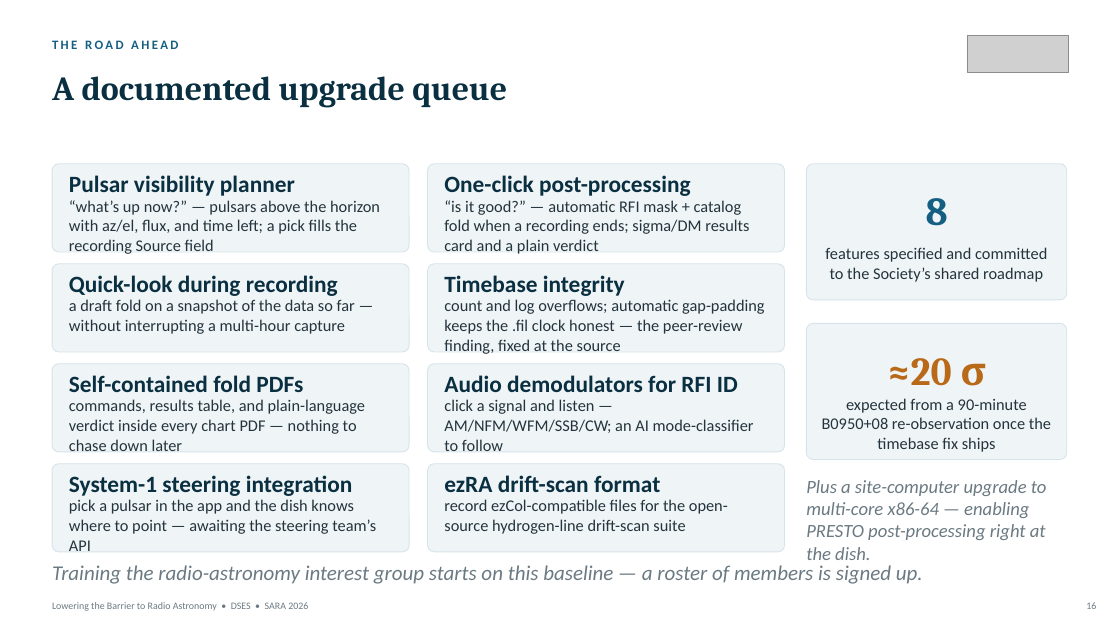
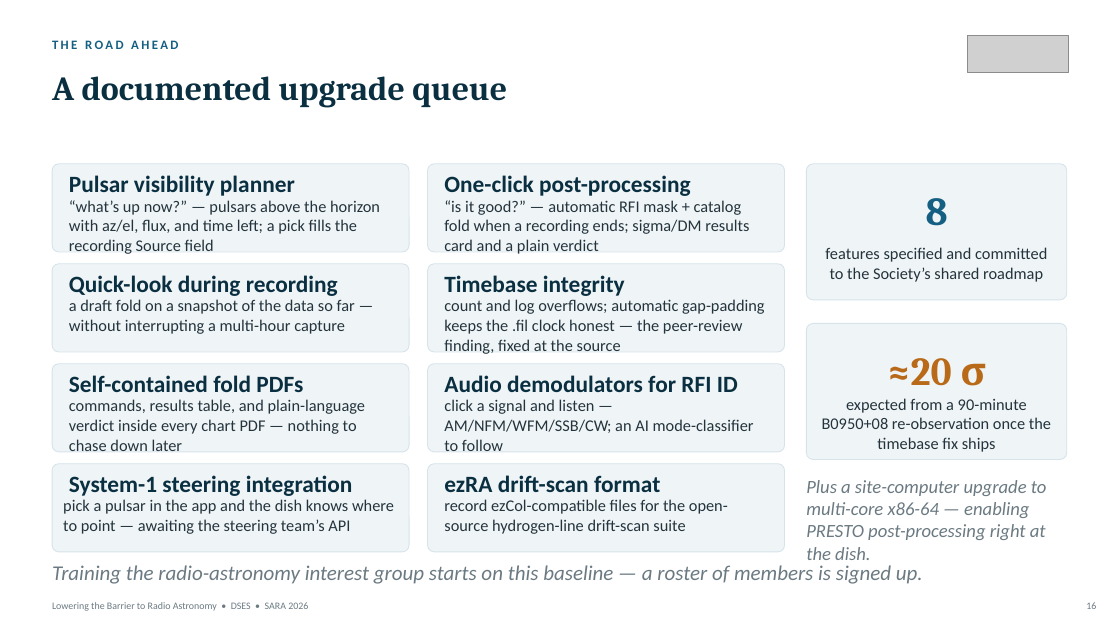
Before and after one commit to K0GD/dses-workbench, a slide deck: slide 16 of reports/sara-2026/Lowering_the_Barrier_to_Radio_Astronomy_SARA_2026.pptx. Drawn at 1120x630 pixels with LibreOffice and Linux fonts; fonts in the diff are those of the drawing; grey boxes stand for pictures. Boxes give left, top, right and bottom in pixels: in the first picture for what was removed or moved away, otherwise in the second. Text is boxed around its words. In the diff, an @@ line names an element or a change of style, - is before the commit and + after.

```diff
--- a/reports/sara-2026/Lowering_the_Barrier_to_Radio_Astronomy_SARA_2026.pptx
+++ b/reports/sara-2026/Lowering_the_Barrier_to_Radio_Astronomy_SARA_2026.pptx
@@ text "pick a pulsar in the ..." rewrapped from [69, 499, 376, 551] to [63, 499, 394, 534] @@
```
Also in this commit, not shown: 1 other slide changed.
